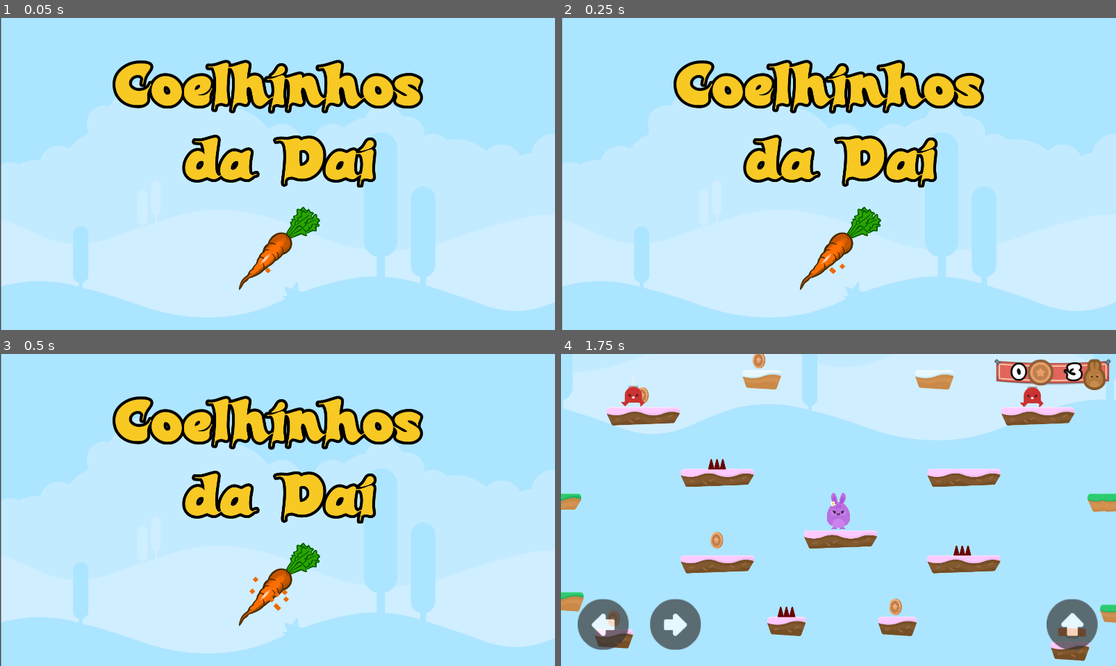
Above: before the commit, frames 1-4 (two rows, left to right).
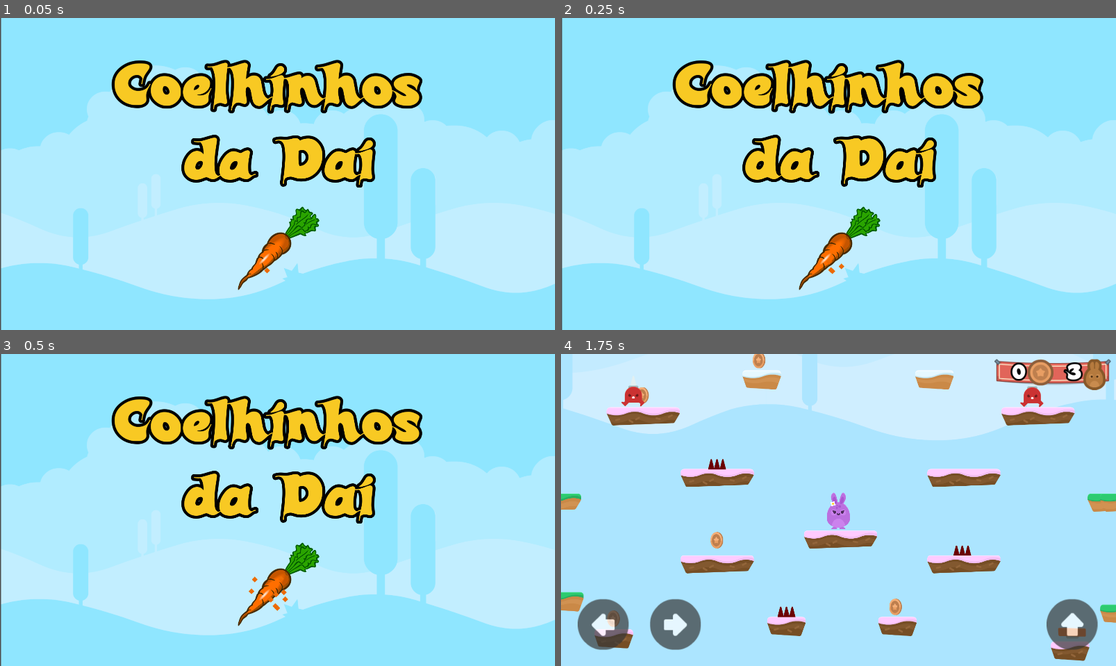
Above: after the commit, the same moments.

Repository: alexandrepeluchi/godot-udemy
Game: Godot game, scene res://Levels/Menu.tscn
Same seed, same stepped clock (60 frames per second), same inputs: the game is played once before the commit and once after it.
Inputs (mouse positions are in pixels of both pictures, inside the frame that each line leads up to):
- Up to frame 1 (0.05 s): no input
- Up to frame 2 (0.25 s): no input
- Up to frame 3 (0.5 s): no input
- Up to frame 4 (1.75 s): click (838, 584) at 0.5 s; click (633, 510) at 1.25 s

The runs differ from the first frame. In frame 1, 48% of the frame differs, in the area x 0-100%, y 0-100%; in frame 2, 48%; in frame 3, 48%; in frame 4, nothing differs.

Commit message:
Alteração das textures de background dos Menus

Diff:
--- a/Hoppy Days/Levels/CharacterSelection.tscn
+++ b/Hoppy Days/Levels/CharacterSelection.tscn
@@ -1,9 +1,9 @@
 [gd_scene load_steps=13 format=2]
 
-[ext_resource path="res://GFX/Background/bg_layer2.png" type="Texture" id=1]
-[ext_resource path="res://GFX/Background/bg_layer4.png" type="Texture" id=2]
-[ext_resource path="res://GFX/Background/bg_layer1.png" type="Texture" id=3]
-[ext_resource path="res://GFX/Background/bg_layer3.png" type="Texture" id=4]
+[ext_resource path="res://GFX/Background/bg_layer1_3k.png" type="Texture" id=1]
+[ext_resource path="res://GFX/Background/bg_layer4_3k.png" type="Texture" id=2]
+[ext_resource path="res://GFX/Background/bg_layer2_3k.png" type="Texture" id=3]
+[ext_resource path="res://GFX/Background/bg_layer3_3k.png" type="Texture" id=4]
 [ext_resource path="res://Fonts/candles_.ttf" type="DynamicFontData" id=5]
 [ext_resource path="res://GFX/Players/bunny2_ready.png" type="Texture" id=6]
 [ext_resource path="res://Levels/CharacterSelection.gd" type="Script" id=7]
@@ -30,9 +30,8 @@
 [node name="TextureRect" type="TextureRect" parent="."]
 anchor_right = 1.0
 anchor_bottom = 1.0
-margin_top = -500.0
-margin_bottom = -500.0
-texture = ExtResource( 3 )
+margin_right = 1080.0
+texture = ExtResource( 1 )
 __meta__ = {
 "_edit_use_anchors_": false
 }
@@ -40,9 +39,8 @@
 [node name="TextureRect2" type="TextureRect" parent="."]
 anchor_right = 1.0
 anchor_bottom = 1.0
-margin_top = -500.0
-margin_bottom = -500.0
-texture = ExtResource( 1 )
+margin_right = 1080.0
+texture = ExtResource( 3 )
 __meta__ = {
 "_edit_use_anchors_": false
 }
@@ -50,8 +48,7 @@
 [node name="TextureRect3" type="TextureRect" parent="."]
 anchor_right = 1.0
 anchor_bottom = 1.0
-margin_top = -500.0
-margin_bottom = -500.0
+margin_right = 1080.0
 texture = ExtResource( 4 )
 __meta__ = {
 "_edit_use_anchors_": false
@@ -60,8 +57,7 @@
 [node name="TextureRect4" type="TextureRect" parent="."]
 anchor_right = 1.0
 anchor_bottom = 1.0
-margin_top = -500.0
-margin_bottom = -500.0
+margin_right = 1080.0
 texture = ExtResource( 2 )
 __meta__ = {
 "_edit_use_anchors_": false
--- a/Hoppy Days/Levels/Menu.tscn
+++ b/Hoppy Days/Levels/Menu.tscn
@@ -1,9 +1,9 @@
 [gd_scene load_steps=12 format=2]
 
-[ext_resource path="res://GFX/Background/bg_layer1.png" type="Texture" id=1]
-[ext_resource path="res://GFX/Background/bg_layer2.png" type="Texture" id=2]
-[ext_resource path="res://GFX/Background/bg_layer4.png" type="Texture" id=3]
-[ext_resource path="res://GFX/Background/bg_layer3.png" type="Texture" id=4]
+[ext_resource path="res://GFX/Background/bg_layer1_3k.png" type="Texture" id=1]
+[ext_resource path="res://GFX/Background/bg_layer2_3k.png" type="Texture" id=2]
+[ext_resource path="res://GFX/Background/bg_layer4_3k.png" type="Texture" id=3]
+[ext_resource path="res://GFX/Background/bg_layer3_3k.png" type="Texture" id=4]
 [ext_resource path="res://Levels/Menu.gd" type="Script" id=5]
 [ext_resource path="res://Fonts/candles_.ttf" type="DynamicFontData" id=6]
 [ext_resource path="res://GFX/HUD/carrot_menu.png" type="Texture" id=7]
@@ -38,36 +38,33 @@
 }
 
 [node name="TextureRect" type="TextureRect" parent="."]
-margin_top = -500.0
-margin_right = 2048.0
-margin_bottom = 1548.0
+margin_right = 3000.0
+margin_bottom = 1080.0
 texture = ExtResource( 1 )
+stretch_mode = 1
 __meta__ = {
 "_edit_use_anchors_": false
 }
 
 [node name="TextureRect2" type="TextureRect" parent="."]
-margin_top = -500.0
-margin_right = 2048.0
-margin_bottom = 1548.0
+margin_right = 1920.0
+margin_bottom = 1080.0
 texture = ExtResource( 2 )
 __meta__ = {
 "_edit_use_anchors_": false
 }
 
 [node name="TextureRect3" type="TextureRect" parent="."]
-margin_top = -500.0
-margin_right = 2048.0
-margin_bottom = 1548.0
+margin_right = 3000.0
+margin_bottom = 1080.0
 texture = ExtResource( 4 )
 __meta__ = {
 "_edit_use_anchors_": false
 }
 
 [node name="TextureRect4" type="TextureRect" parent="."]
-margin_top = -500.0
-margin_right = 2048.0
-margin_bottom = 1548.0
+margin_right = 3000.0
+margin_bottom = 1080.0
 texture = ExtResource( 3 )
 __meta__ = {
 "_edit_use_anchors_": false
@@ -76,8 +73,6 @@
 [node name="CenterContainer" type="CenterContainer" parent="."]
 anchor_right = 1.0
 anchor_bottom = 1.0
-margin_left = 3.1748
-margin_right = 3.1748
 __meta__ = {
 "_edit_use_anchors_": false
 }
